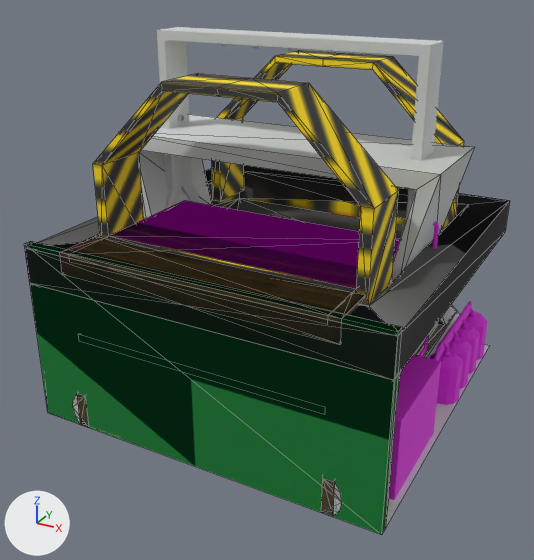
The OBJ model resources/assets/taam/models/conveyor.obj: old version first, new version second.
Before and after are seen from a 50 mm lens placed at (1.396, -2.253, 1.185), pointed at (0.479, -0.586, 0.352). The axes (+X, +Y, +Z) are drawn at lower left. The lights are the same throughout. Mesh edges are drawn as thin lines on the coarser meshes. Where no turn or scale is listed for an object, it has been applied to the vertices. Vertices at the same position are counted once.

Names of what the first picture shows: 'Appliance_Reordering_areordmdl', 'Appliance_Sprayer_asmdl', 'BagTrash_btmdl', 'Conveyor_End_Cap_Wood_cecmdl_wood', 'Conveyor_End_cemdl', 'Conveyor_High_Throughput_Framing_Alu_chtpmdl_alu', 'Conveyor_Hopper_High_Speed_chmdl_hs', 'Conveyor_Processing_Chute_chutemdl', 'Conveyor_Straight_csmdl', 'Reference_rplane'.
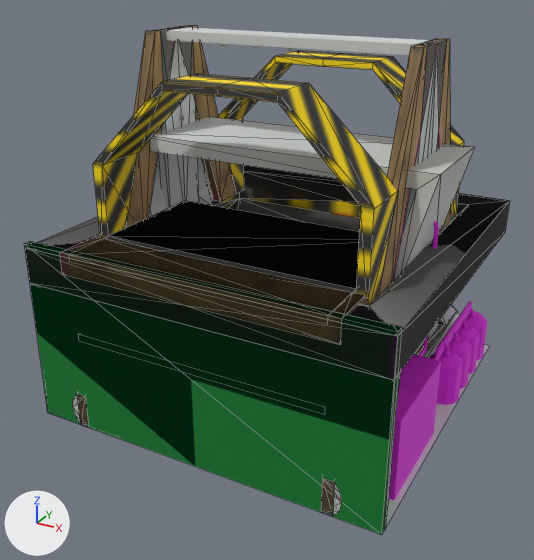
What differs and where, as boxes [x1, y1, x2, y2] in the pictures (534 x 560 px):
'Support_Above_Wood_samdl_wood', added (brown): after [126, 26, 451, 297]
'Support_Above_Alu_samdl_alu', added: after [157, 26, 447, 233]
part 1 of me_conveyor_end_cemdl, surface changed (purple to black): before [109, 201, 400, 293]; after [109, 201, 359, 293]
part 2 of me_conveyor_straight_csmdl, surface changed (purple to black): before [69, 201, 399, 314]; after [69, 201, 359, 314]

Diff of the bpy script that builds the scene:
```diff
--- a/resources/assets/taam/models/conveyor.obj.py
+++ b/resources/assets/taam/models/conveyor.obj.py
@@ me_conveyor_end_cemdl @@
 me_conveyor_end_cemdl.from_pydata(...)  # 36 vertices, 64 faces; spans x 0.15..0.85, y -0.97..-0.5, z 0.27..0.51
 # used by ob_conveyor_end_cemdl; location = (0.0, 0.0, 0.0)
+# me_conveyor_end_cemdl part 1: texture (UV) coordinates of 64 of 64 faces, centred in x 0.15..0.85, y -0.965..-0.617, z 0.27..0.51, changed; they spanned u 0.01..0.56, v 0.42..0.46 and now span u 0.0..0.42, v 0.46..0.52
 me_conveyor_end_cemdl.materials.append(mat_conveyor)
@@ me_conveyor_straight_csmdl @@
 me_conveyor_straight_csmdl.from_pydata(...)  # 16 vertices, 16 faces; spans x 0.15..0.85, y -1.0..-0.5, z 0.27..0.51
 # used by ob_conveyor_straight_csmdl; location = (0.0, 0.0, 0.0)
+# me_conveyor_straight_csmdl part 2: texture (UV) coordinates of 16 of 16 faces, centred in x 0.15..0.85, y -0.833..-0.667, z 0.27..0.51, changed; they spanned u 0.04..0.39, v 0.42..0.46 and now span u 0.0..0.43, v 0.46..0.52
 me_conveyor_straight_csmdl.materials.append(mat_conveyor)
@@ me_support_above_wood_samdl_wood @@
+me_support_above_wood_samdl_wood.from_pydata(...)  # 28 vertices, 48 faces; spans x 0.12..0.88, y -0.8..-0.2, z 0.45..1.0
+me_support_above_wood_samdl_wood.materials.append(mat_conveyor)  # picture img_conveyor_png
@@ me_support_above_alu_samdl_alu @@
+me_support_above_alu_samdl_alu.from_pydata(...)  # 24 vertices, 40 faces; spans x 0.12..0.88, y -0.575..-0.425, z 0.45..1.0
+me_support_above_alu_samdl_alu.materials.append(mat_conveyor)  # picture img_conveyor_png
@@ ob_support_above_wood_samdl_wood @@
+ob_support_above_wood_samdl_wood = bpy.data.objects.new('Support_Above_Wood_samdl_wood', me_support_above_wood_samdl_wood)
+ob_support_above_wood_samdl_wood.location = (0.0, 0.0, 0.0)
@@ ob_support_above_alu_samdl_alu @@
+ob_support_above_alu_samdl_alu = bpy.data.objects.new('Support_Above_Alu_samdl_alu', me_support_above_alu_samdl_alu)
+ob_support_above_alu_samdl_alu.location = (0.0, 0.0, 0.0)
```
